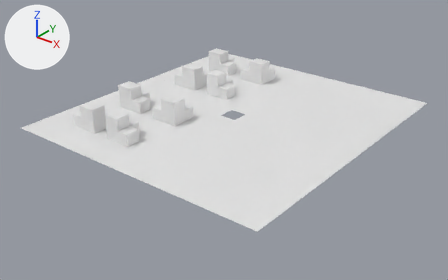
The glTF model src/assets/models/world1.glb as it was, and as the next commit left it.
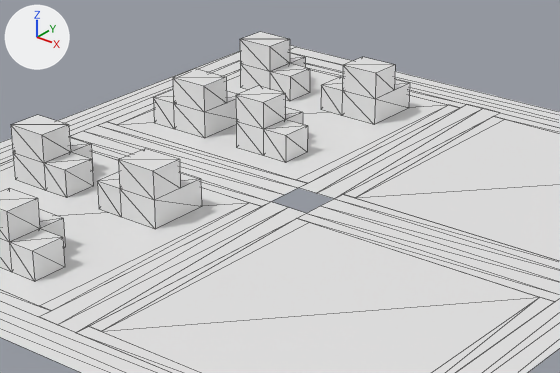
Old and new are each drawn whole from a 50 mm lens placed at (117.7, -152.0, 83.7), pointed at (0.7, -5.9, -6.9) and again close up on the part from 25% to 75% of the width and 13% to 65% of the height. Arrows for +X, +Y and +Z are at upper left; the lights stay in place. The close-ups show mesh edges as thin lines. Where no turn or scale is listed for an object, it has been applied to the vertices.

Script lines for the objects in view, before the commit:
```python
me_cube_020 = bpy.data.meshes.new('Cube.020')
me_cube_020.from_pydata(...)  # a box spanning x -3.0..3.0, y -2.5..2.5, z -2.0..2.0
me_cube_020.materials.append(mat_material)  # white #e7e7e7
me_plane_008 = bpy.data.meshes.new('Plane.008')
me_plane_008.from_pydata([(-19.0, -1.5, 0.0), (19.0, -1.5, 0.0), (-19.0, 1.5, 0.0), (19.0, 1.5, 0.0)], [], [(0, 1, 3), (0, 3, 2)])
me_plane_036 = bpy.data.meshes.new('Plane.036')
me_plane_036.from_pydata([(-41.0, -1.5, 0.0), (41.0, -1.5, 0.0), (-41.0, 1.5, 0.0), (41.0, 1.5, 0.0)], [], [(0, 1, 3), (0, 3, 2)])
ob_cube_020 = bpy.data.objects.new('Cube.020', me_cube_020)
ob_cube_020.location = (-32.0, 31.5, 6.0)
ob_plane_008 = bpy.data.objects.new('Plane.008', me_plane_008)
ob_plane_008.location = (-22.0, 1.5, 0.0)
ob_plane_033 = bpy.data.objects.new('Plane.033', me_plane_036)
ob_plane_033.location = (0.0, -46.5, 0.0)
# also in view: 'Plane' at (-22.0, 4.0, 0.0); 'Plane.023' at (22.0, -24.0, 0.0); 'Plane.001' at (-22.0, -24.0, 0.0); 'Cube.012' at (-16.5, 13.5, 2.0); 'Plane.024' at (22.0, -44.0, 0.0)
```
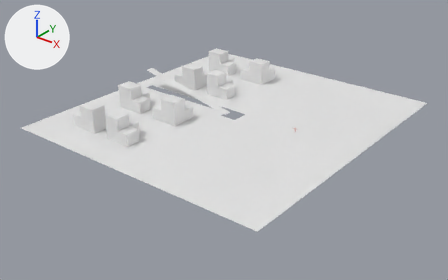
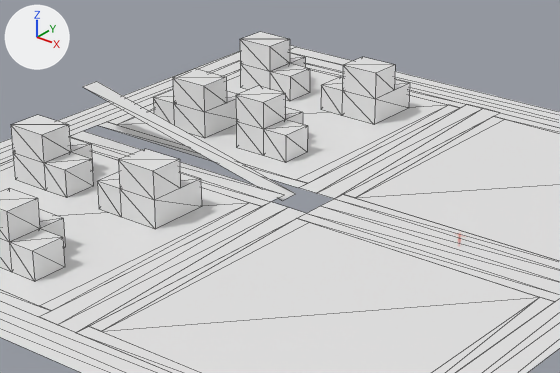
The change, as a diff of the scene's bpy script:
```diff
--- a/src/assets/models/world1.glb.py
+++ b/src/assets/models/world1.glb.py
@@ ob_plane_008 @@
 ob_plane_008 = bpy.data.objects.new('Plane.008', me_plane_008)
-ob_plane_008.location = (-22.0, 1.5, 0.0)
+ob_plane_008.location = (-22.0, 1.5, 3.0)
+ob_plane_008.rotation_euler = (0.0, 0.212, 0.0)  # degrees (0, 12, 0)
```

What differs and where, as boxes (x1, y1, x2, y2) in the close-ups (560 x 373 px):
'Plane.008', moved, turned
    before: (84, 125, 297, 195)
    after: (82, 81, 295, 201)
